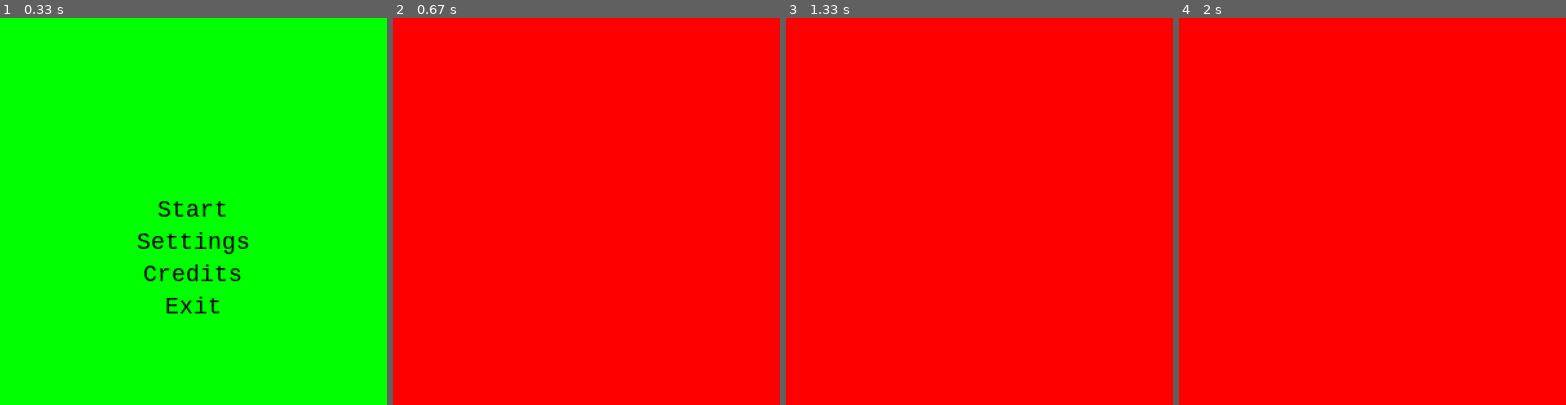
Above: before the commit, frames 1-4 (left to right).
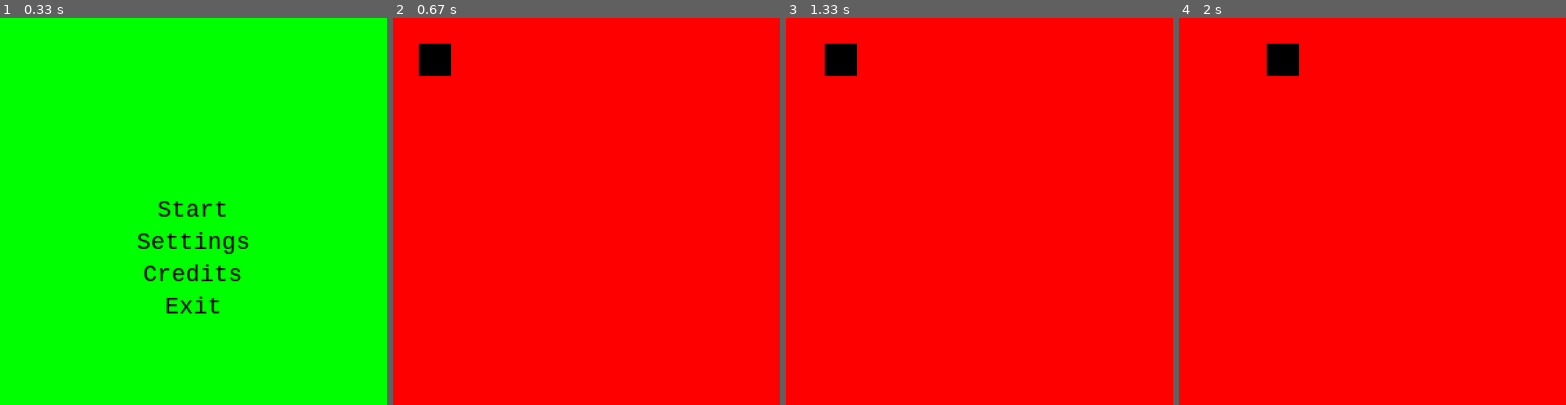
Above: after the commit, the same moments.

Repository: Galgunn/PythonPygame
Game: pygame game, started from gallery_walk/game.py
Same seed, same stepped clock (60 frames per second), same inputs: the game is played once before the commit and once after it.
Inputs (mouse positions are in pixels of both pictures, inside the frame that each line leads up to):
- Up to frame 1 (0.33 s): no input
- Up to frame 2 (0.67 s): click (586, 211) at 0.38 s
- Up to frame 3 (1.33 s): hold Esc 0.67-1.13 s; hold D 0.67-1.13 s; move the mouse to (964, 226) at 0.7 s; hold Esc from 1.17 s (still down); hold D from 1.17 s (still down)
- Up to frame 4 (2 s): release Esc at 1.63 s; release D at 1.63 s; hold D from 1.67 s (still down); move the mouse to (1279, 215) at 1.7 s

Frame 1 is identical in both runs. In frame 2, 0.7% of the frame differs, in the area x 6-15%, y 6-15%; in frame 3, 0.7%; in frame 4, 0.7%.

Commit message:
updated game_running.py as well as other files

Diff:
--- a/gallery_walk/game.py
+++ b/gallery_walk/game.py
@@ -1,4 +1,10 @@
-from game_states.main_menu import MainMenu
+'''
+Next thing to probably do is create some assets so that we can create some tilemaps,
+
+after assets are done we can create the editor to assemble out tilemap, finally try running the game
+'''
+
+from scripts.game_states.main_menu import MainMenu
 from scripts.utils import *
 import pygame, sys
 pygame.init()
@@ -13,6 +19,7 @@
         self.display = pygame.Surface((SCREEN_WIDTH / 2, SCREEN_LENGHT / 2))
         self.running = True
         self.state_stack = []
+        self.movement = [False, False, False, False]
 
         self.state_interaction_options = {
             'escape': {'just_pressed': False},
@@ -31,19 +38,7 @@
             for key in self.state_interaction_options:
                 self.state_interaction_options[key]['just_pressed'] = False
 
-            for event in pygame.event.get():
-                if event.type == pygame.QUIT:
-                    pygame.quit()
-                    sys.exit()
-                if event.type == pygame.KEYDOWN:
-                    if event.key == pygame.K_RETURN:
-                        self.state_interaction_options['enter']['just_pressed'] = True
-                    if event.key == pygame.K_ESCAPE:
-                        self.state_interaction_options['escape']['just_pressed'] = True
-                if event.type == pygame.MOUSEBUTTONDOWN:
-                    if event.button == 1:
-                        self.state_interaction_options['left_click']['just_pressed'] = True
-
+            self.event_handler()
             self.update()
             self.render()
 
@@ -63,5 +58,36 @@
     def reset_keys(self):
         pass
 
+    def event_handler(self):
+        for event in pygame.event.get():
+                if event.type == pygame.QUIT:
+                    pygame.quit()
+                    sys.exit()
+                if event.type == pygame.KEYDOWN:
+                    if event.key == pygame.K_RETURN:
+                        self.state_interaction_options['enter']['just_pressed'] = True
+                    if event.key == pygame.K_ESCAPE:
+                        self.state_interaction_options['escape']['just_pressed'] = True
+                    if event.key == pygame.K_a:
+                        self.movement[0] = True
+                    if event.key == pygame.K_d:
+                        self.movement[1] = True
+                    if event.key == pygame.K_w:
+                        self.movement[2] = True
+                    if event.key == pygame.K_s:
+                        self.movement[3] = True
+                if event.type == pygame.KEYUP:
+                    if event.key == pygame.K_a:
+                        self.movement[0] = False
+                    if event.key == pygame.K_d:
+                        self.movement[1] = False
+                    if event.key == pygame.K_w:
+                        self.movement[2] = False
+                    if event.key == pygame.K_s:
+                        self.movement[3] = False
+                if event.type == pygame.MOUSEBUTTONDOWN:
+                    if event.button == 1:
+                        self.state_interaction_options['left_click']['just_pressed'] = True
+
 if __name__ == '__main__':
     Game().run()
--- a/gallery_walk/game_states/game_running.py
+++ /dev/null
@@ -1,16 +0,0 @@
-import pygame
-from scripts.state import State
-from game_states.pause_menu import PauseMenu
-pygame.init()
-
-class GameRunning(State):
-    def __init__(self, game):
-        super().__init__(game)
-
-    def update(self):
-        if self.game.state_interaction_options['escape']['just_pressed']:
-            pause_menu_state = PauseMenu(self.game)
-            pause_menu_state.enter_state()
-
-    def render(self, surf):
-        surf.fill('red')
--- a/gallery_walk/scripts/entities.py
+++ b/gallery_walk/scripts/entities.py
@@ -23,7 +23,7 @@
     #         self.action = action
     #         self.animation = self.game.assets[self.type + '/' + self.action].copy()
 
-    def update(self, tilemap, movement=(0, 0)):
+    def update(self, movement=(0, 0)):
         self.collisions = {'left': False, 'right': False, 'up': False, 'down': False}
         frame_movement = pygame.math.Vector2(movement)
         if frame_movement.magnitude() != 0:
--- /dev/null
+++ b/gallery_walk/scripts/game_states/credits_state.py
@@ -0,0 +1,27 @@
+import pygame
+from scripts.state import State
+from scripts.utils import FONT, DISPLAY_CENTER
+from scripts.menu_options import MenuOptions
+
+pygame.init()
+
+class Credits(State):
+
+    def __init__(self, game):
+        super().__init__(game)
+        self.font = FONT
+        self.font_surf = self.font.render('Game by Name Pending', True, (0, 0, 0))
+        self.font_rect = self.font_surf.get_rect(center=DISPLAY_CENTER)
+        self.menu = MenuOptions(self.game, ['Back'], (DISPLAY_CENTER[0], self.font_rect.bottom + 10))
+
+    def update(self):
+        mpos = pygame.mouse.get_pos()
+        mpos = (mpos[0] / 2, mpos[1] / 2)
+        self.menu.update(mpos)
+        if self.menu.get_mouse_pressed('Back') or self.menu.get_key_pressed():
+            self.exit_state()
+
+    def render(self, surf):
+        surf.fill('purple')
+        surf.blit(self.font_surf, self.font_rect)
+        self.menu.render(surf)
--- /dev/null
+++ b/gallery_walk/scripts/game_states/game_running.py
@@ -0,0 +1,29 @@
+import pygame
+from scripts.state import State
+from scripts.entities import Player
+from scripts.tilemap import Tilemap
+from scripts.game_states.pause_menu import PauseMenu
+pygame.init()
+
+class GameWorld(State):
+    def __init__(self, game):
+        super().__init__(game)
+        self.player_surf = pygame.Surface((25, 25))
+        self.player_rect = self.player_surf.get_frect()
+        self.player = Player(game, (20, 20), (25, 25), self.player_surf)
+        self.tilemap = Tilemap(self.game)
+
+    def update(self):
+        for event in pygame.event.get():
+            if event.type == pygame.K_DOWN:
+                if event.key == pygame.K_f:
+                    print('yes')
+        self.player.update([self.game.movement[1] - self.game.movement[0], self.game.movement[3] - self.game.movement[2]])
+
+        if self.game.state_interaction_options['escape']['just_pressed']:
+            pause_menu_state = PauseMenu(self.game)
+            pause_menu_state.enter_state()
+
+    def render(self, surf):
+        surf.fill('red')
+        self.player.render(surf)
--- a/gallery_walk/game_states/main_menu.py
+++ b/gallery_walk/scripts/game_states/main_menu.py
@@ -1,7 +1,8 @@
 from scripts.state import State
 from scripts.utils import *
-from game_states.game_running import GameRunning
-from game_states.setting_menu import SettingMenu
+from scripts.game_states.game_running import GameWorld
+from scripts.game_states.setting_menu import SettingMenu
+from scripts.game_states.credits_state import Credits
 from scripts.menu_options import MenuOptions
 import pygame
 
@@ -19,11 +20,16 @@
         mpos = (mpos[0] / 2, mpos[1] / 2)
         self.font_options.update(mpos)
         if self.font_options.get_mouse_pressed('Start'):
-            game_running_state = GameRunning(self.game)
+            game_running_state = GameWorld(self.game)
             game_running_state.enter_state()
         if self.font_options.get_mouse_pressed('Settings'):
             settings_menu_state = SettingMenu(self.game)
             settings_menu_state.enter_state()
+        if self.font_options.get_mouse_pressed('Credits'):
+            credits_state = Credits(self.game)
+            credits_state.enter_state()
+        if self.font_options.get_mouse_pressed('Exit'):
+            pass
 
     def render(self, surf):
         surf.fill(('green'))
--- a/gallery_walk/game_states/pause_menu.py
+++ b/gallery_walk/scripts/game_states/pause_menu.py
@@ -2,7 +2,7 @@
 from scripts.state import State
 from scripts.utils import *
 from scripts.menu_options import MenuOptions
-from game_states.setting_menu import SettingMenu
+from scripts.game_states.setting_menu import SettingMenu
 
 pygame.init()
 
--- a/gallery_walk/scripts/tilemap.py
+++ b/gallery_walk/scripts/tilemap.py
@@ -3,7 +3,7 @@
 NEIGHBOR_OFFSETS = [(-1, 0), (-1, -1), (0, -1), (1, -1), (1, 0), (0, 0), (-1, 1), (0, 1), (1, 1)]
 PHYSIC_TILES = {'wall'}
 UTIL_TILES = {'utility'}
-BASE_MAP_PATH = 'assets/rooms/'
+BASE_MAP_PATH = 'assets/tilemap'
 
 class Tilemap:
     def __init__(self, game, tile_size=16):
Renamed: gallery_walk/game_states/game_world.py -> gallery_walk/scripts/game_states/game_world.py
Renamed: gallery_walk/game_states/setting_menu.py -> gallery_walk/scripts/game_states/setting_menu.py
